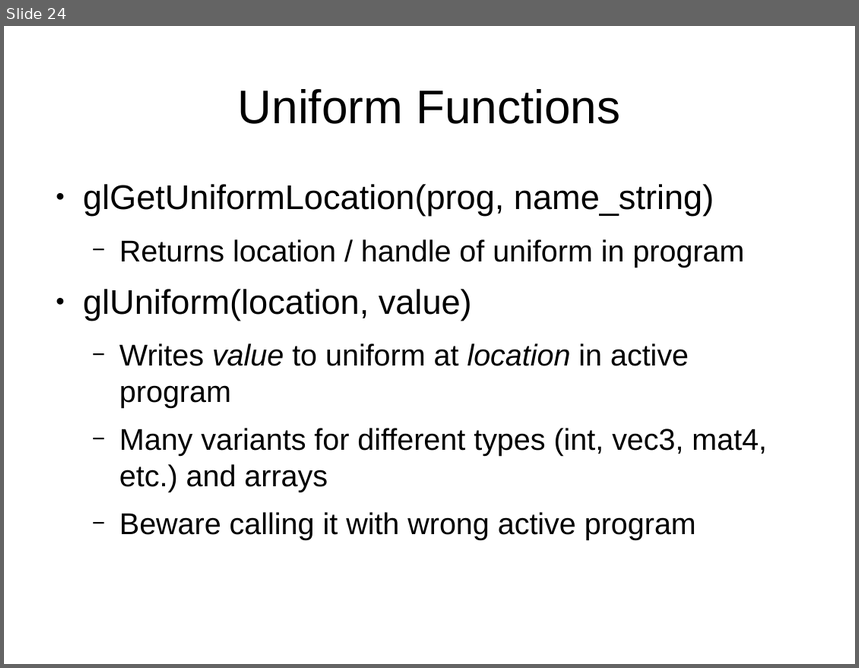
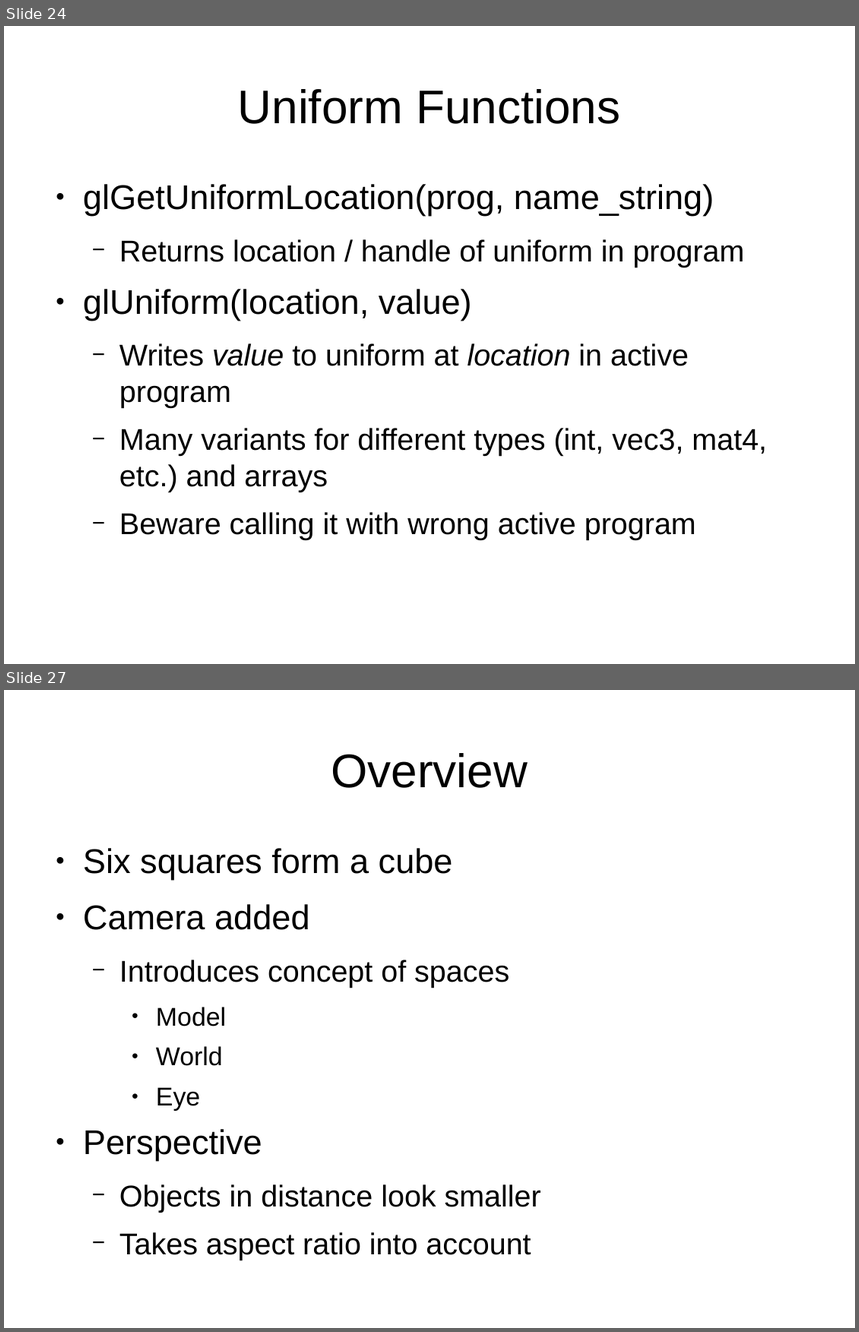
Before and after one commit to jayschwa/3d-opengl-presentation, a slide deck: Slides.odp. Shown one above the other, each under a label of ours: slide 24 before the commit, slides 24 and 27 after it; the slides between them are not shown. The pictures are 859x668 and 859x1332 pixels, drawn with LibreOffice and Linux fonts; fonts in the diff are those of the drawing. Boxes give left, top, right and bottom in pixels: in the first picture for what was removed or moved away, otherwise in the second. Text is boxed around its words. In the diff, an @@ line names an element or a change of style, - is before the commit and + after.

```diff
--- a/Slides.odp
+++ b/Slides.odp
@@ slide 27 added at [4,690,855,1328], background #FFFFFF @@
@@ title added at [331,753,528,788], 44 pt, text #000000 @@
+Overview
@@ text added at [83,848,541,1261], 28 pt, text #000000 @@
+● Six squares form a cube
+● Camera added
+  − Introduces concept of spaces
+    ● Model
+    ● World
+    ● Eye
+● Perspective
+  − Objects in distance look smaller
+  − Takes aspect ratio into account
```
Also in this commit, not shown: 1 slide changed, 7 other slides added.
